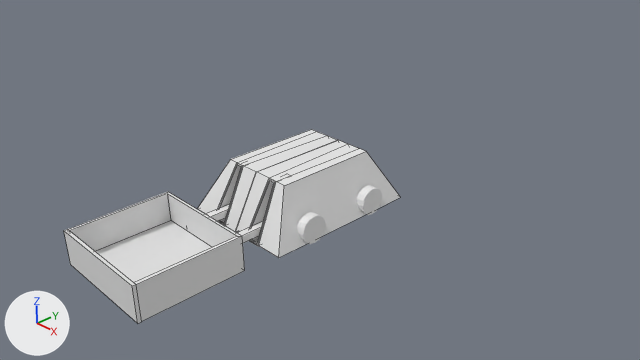
What one commit did to the Blender file Assets/RoboPlayer.blend.
Rendered twice from the file's camera 'Camera'. The lights are fixed; the arrows at lower left show +X, +Y and +Z. Mesh edges are drawn as thin lines on the coarser meshes.
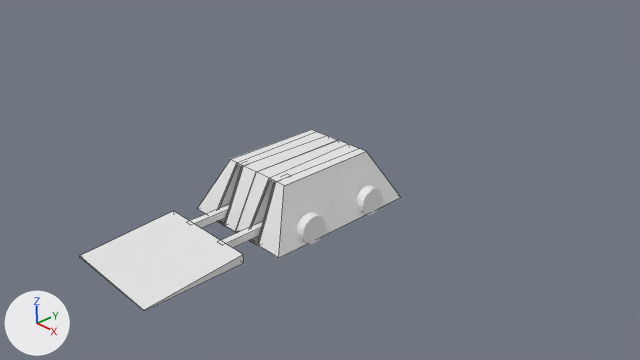
Boxes [x1, y1, x2, y2] around the edits, measured in the pictures (640 x 360 px):
'Cube.004', reshaped (7% narrower, 22% shorter): before [68, 192, 245, 321]; after [80, 211, 244, 311]
'Cube.003', deleted: before [64, 229, 142, 323]
part 1 of me_cube_004, rebuilt: before [95, 220, 212, 283]; after [80, 211, 244, 311]
part 2 of me_cube_004, deleted: before [68, 192, 245, 321]

Patch to the scene script:
```diff
--- a/Assets/RoboPlayer.blend.py
+++ b/Assets/RoboPlayer.blend.py
@@ me_cube_004 @@
 # used by ob_cube_004; location = (0.007, -2.605, 0.208); rotation_euler = (0.0, 0.0, -3.142), in degrees (0, 0, -180)
-me_cube_004.from_pydata(...)  # 40 vertices, 12 faces; spans x -0.91..0.91, y -0.79..0.79, z -0.22..0.33
+me_cube_004.from_pydata(...)  # 8 vertices, 6 faces; spans x -0.86..0.86, y -0.82..0.72, z -0.13..0.01
+# me_cube_004 part 1: the loose piece of 4 vertices spanning x -0.86..0.86, y -0.75..0.79, z -0.13 is rebuilt with 8 vertices and now spans x -0.86..0.86, y -0.82..0.72, z -0.13..0.01
+# me_cube_004 part 2
+# 36 vertices are removed from x -0.91..0.91, y -0.79..0.79, z -0.22..0.33
+# 11 faces are deleted
@@ ob_cube_003 @@
-ob_cube_003 = bpy.data.objects.new('Cube.003', me_cube_003)
-ob_cube_003.location = (0.007, -2.605, 0.208)
-ob_cube_003.rotation_euler = (0.0, 0.0, -3.142)  # degrees (0, 0, -180)
```
